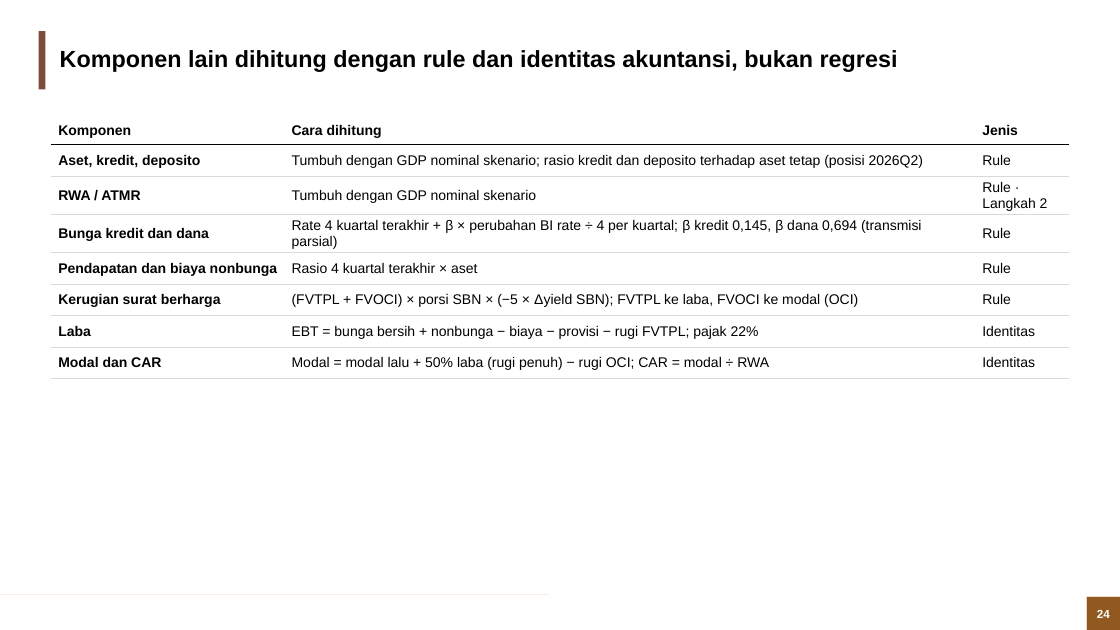
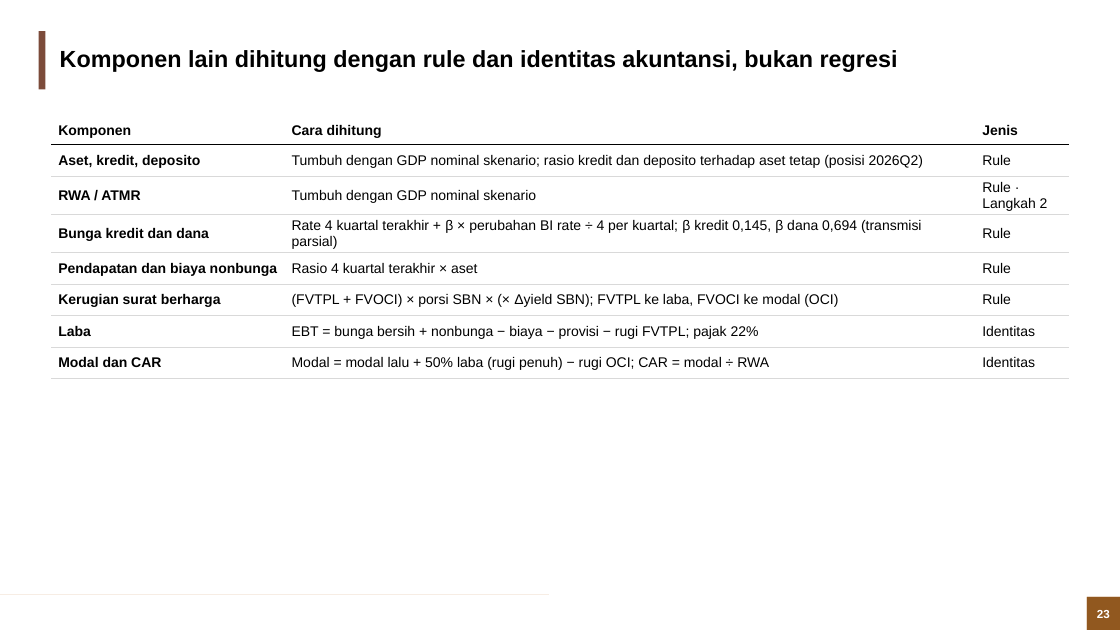
Before and after one commit to muhamadhaikal128/banking-stress-test, a slide deck: slide 23 of Banking Stress Test (Solvency).pptx (slide 24 before the commit). Drawn at 1120x630 pixels with LibreOffice and Linux fonts; fonts in the diff are those of the drawing; background and template pictures are left out. Boxes give left, top, right and bottom in pixels: in the first picture for what was removed or moved away, otherwise in the second. Text is boxed around its words. In the diff, an @@ line names an element or a change of style, - is before the commit and + after.

```diff
--- a/Banking Stress Test (Solvency).pptx
+++ b/Banking Stress Test (Solvency).pptx
@@ table at (51,117,1069,392) @@
-row 6, column 2: (FVTPL + FVOCI) × porsi SBN × (−5 × Δyield SBN); FVTPL ke laba, FVOCI ke modal (OCI)
+row 6, column 2: (FVTPL + FVOCI) × porsi SBN × (× Δyield SBN); FVTPL ke laba, FVOCI ke modal (OCI)
@@ page number at (1097,610,1110,618): text changed @@
-24
+23
```
Also in this commit, not shown: 35 other slides changed, 1 slide removed, 1 other file.
